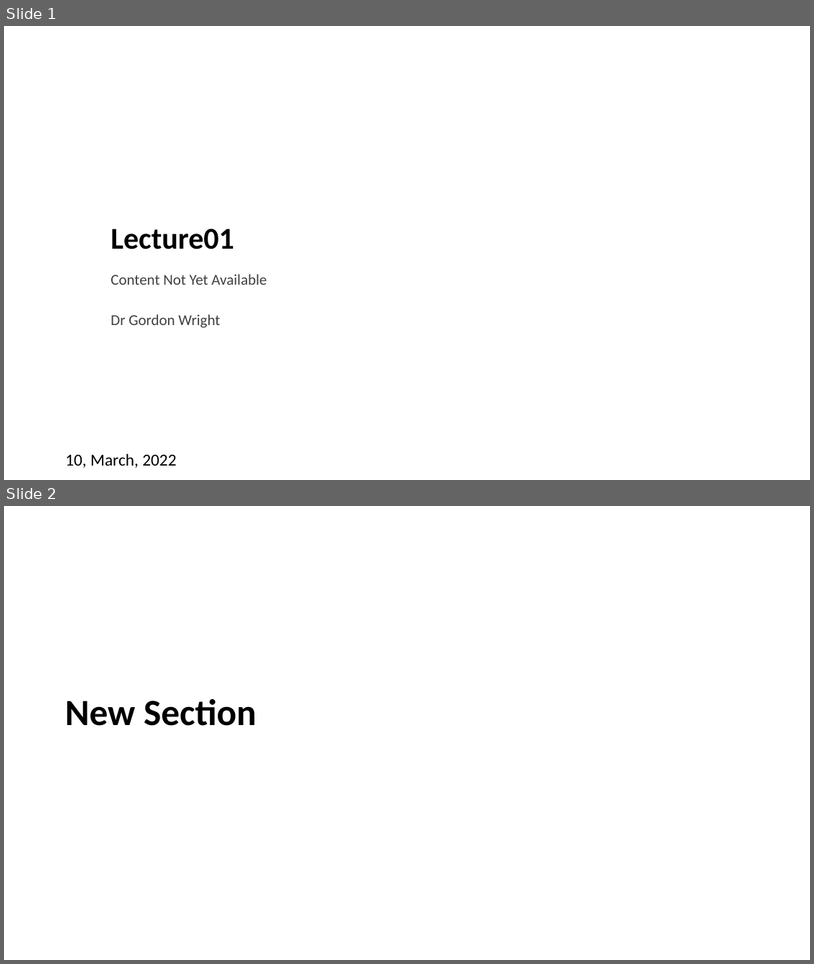
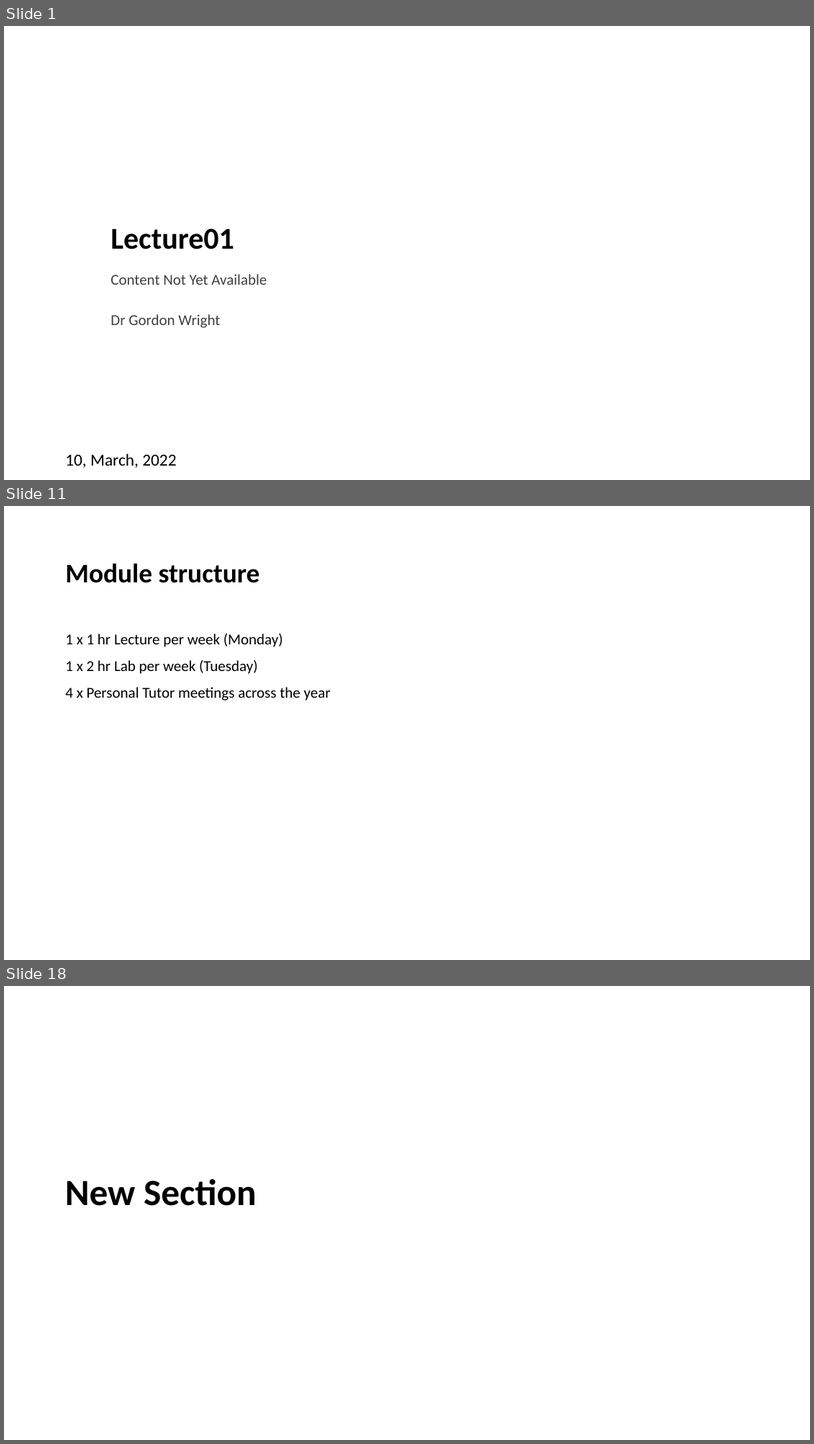
Before and after one commit to LittleMonkeyLab/PS52007Dslides, a slide deck: _site/lectures/Lecture01/Lecture01.pptx. Shown one above the other, each under a label of ours: slides 1 and 2 before the commit, slides 1, 11 and 18 after it; the slides between them are not shown. The pictures are 814x964 and 814x1444 pixels, drawn with LibreOffice and Linux fonts; fonts in the diff are those of the drawing; background and template pictures are left out. Boxes give left, top, right and bottom in pixels: in the first picture for what was removed or moved away, otherwise in the second. Text is boxed around its words. In the diff, an @@ line names an element or a change of style, - is before the commit and + after.

```diff
--- a/_site/lectures/Lecture01/Lecture01.pptx
+++ b/_site/lectures/Lecture01/Lecture01.pptx
@@ slide 11 added at (x1=4, y1=506, x2=810, y2=960), background #FFFFFF @@
@@ title added at (x1=65, y1=563, x2=260, y2=583), 32 pt, text #000000, bold @@
+Module structure
@@ text added at (x1=65, y1=633, x2=331, y2=700), 18 pt, text #000000 @@
+1 x 1 hr Lecture per week (Monday)
+1 x 2 hr Lab per week (Tuesday)
+4 x Personal Tutor meetings across the year
@@ what was slide 2 is now slide 18 @@
```
Also in this commit, not shown: 1 slide changed, 14 other slides added, 7 slides removed, 27 other files.
